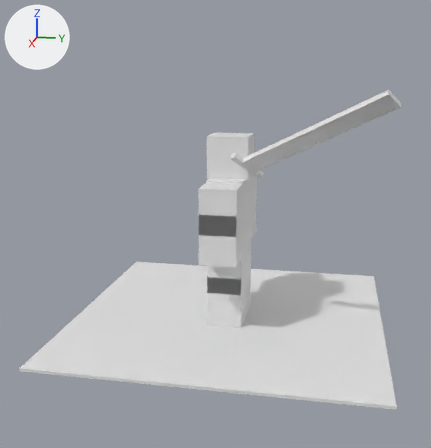
The Blender file tools/blend/PaladinBlade.blend, before and after one commit.
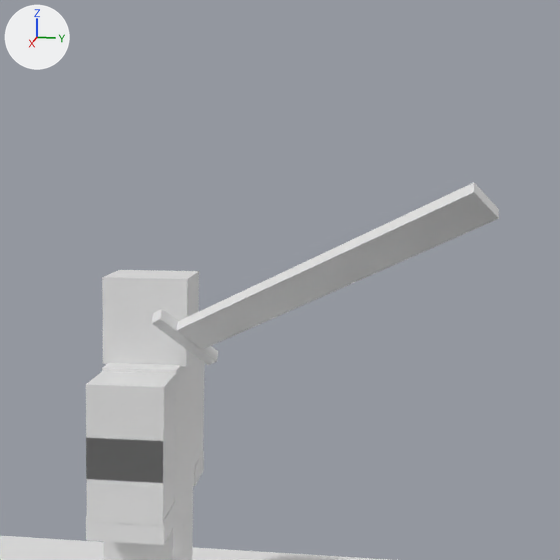
The first picture shows the older version from a 50 mm camera at (16.83, 2.92, 3.85) aimed at (0.16, -0.41, -0.32). The close-ups show the older and then the newer version on the part from 36% to 100% of the width and 0% to 61% of the height of that picture. Only the edits that show in the close-ups are written down. Every picture has the same lights, and +X, +Y and +Z are marked at upper left.

In view in the first close-up: 'ground', 'm_Head', 'm_RightHand', 'm_RightLowerArm', 'm_RightUpperArm', 'm_RightUpperLeg', 'm_UpperTorso', 'w_blade', 'w_guard' and 6 more.
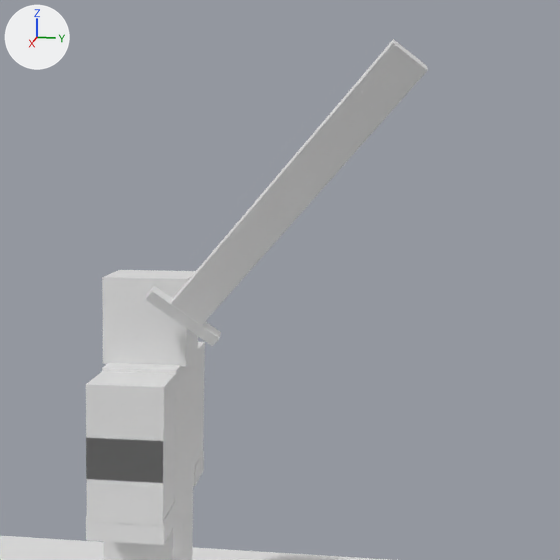
ob_weaponctl is not drawn itself; it is the parent of ob_w_blade, ob_w_guard, ob_rt.

Changed parts and their boxes (x1, y1, x2, y2) in the close-ups (560 x 560 px):
'w_blade', moved, turned: before (177, 183, 499, 349); after (171, 39, 428, 325)
'w_guard', moved, turned: before (152, 309, 218, 365); after (145, 286, 221, 346)

What changed in the scene script:
```text
Change ob_weaponctl:
    ob_weaponctl.location: (1.139, 1.539, -0.61) -> (0.88, 1.772, -0.549)
    ob_weaponctl.rotation_euler: (-2.209, 0.0, 2.356) -> (0.672, -3.142, -0.395)  # degrees (-127, 0, 135) -> degrees (39, -180, -23)
```
